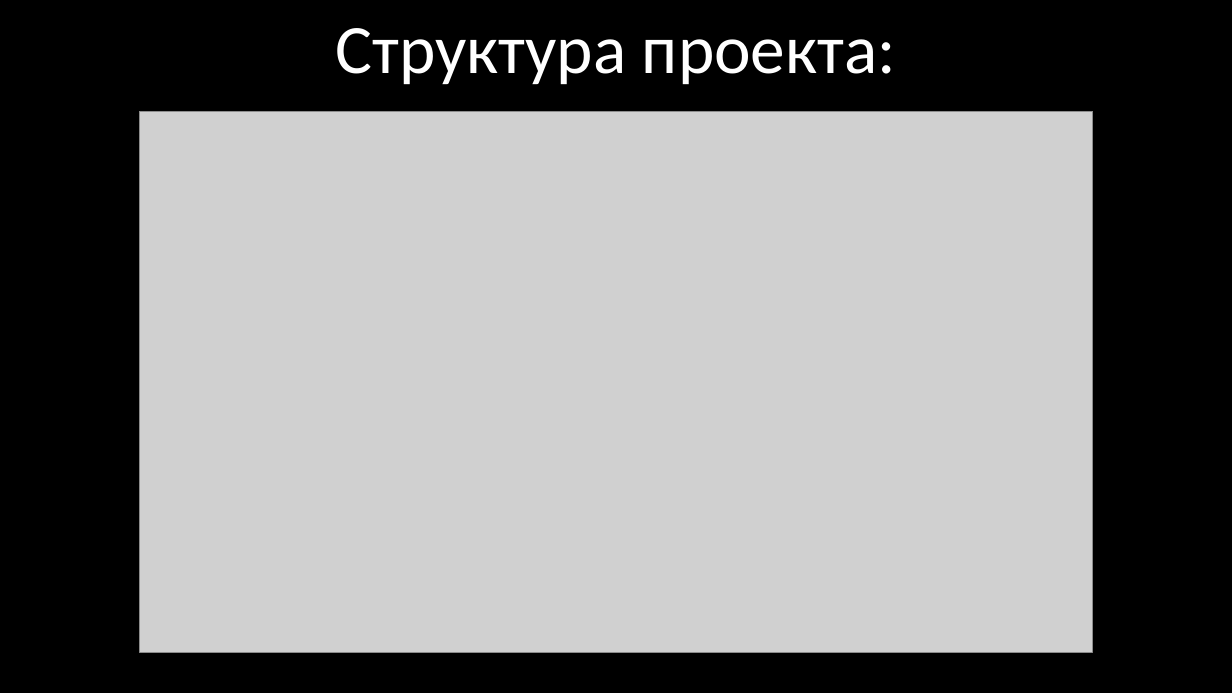
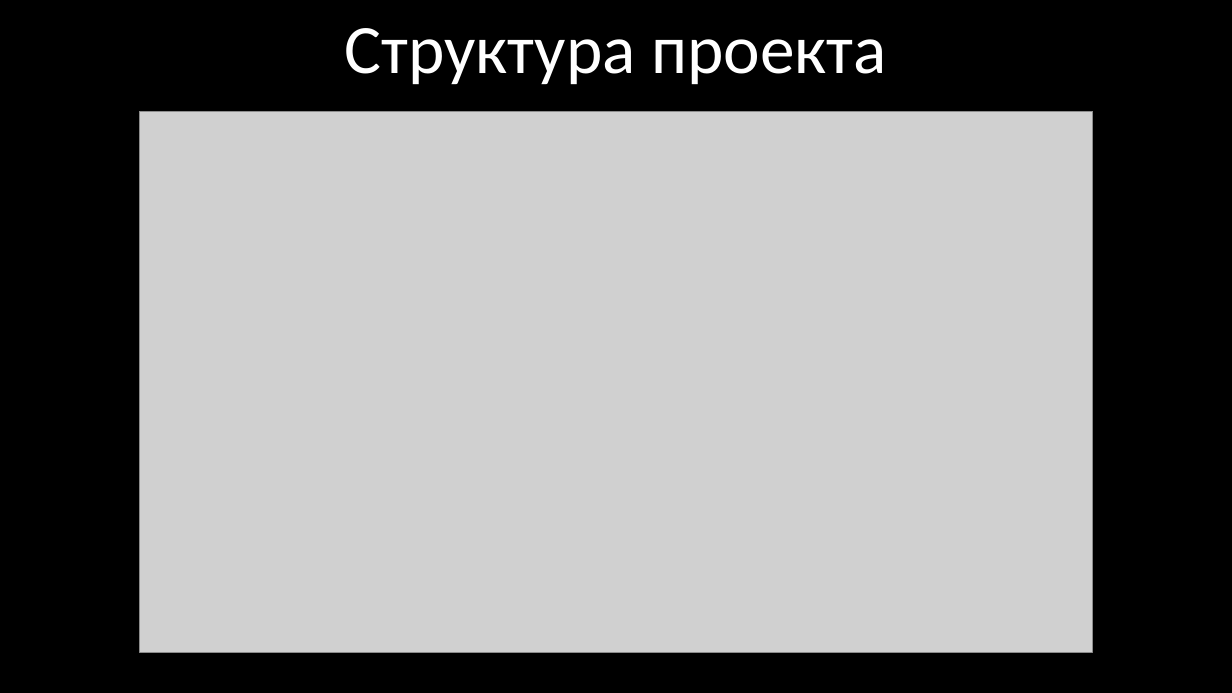
Before and after one commit to Rblba20/project_Yandex, a slide deck: slide 3 of Star Fighter.pptx. Drawn at 1232x693 pixels with LibreOffice and Linux fonts; fonts in the diff are those of the drawing; grey boxes stand for pictures. Boxes give left, top, right and bottom in pixels: in the first picture for what was removed or moved away, otherwise in the second. Text is boxed around its words. In the diff, an @@ line names an element or a change of style, - is before the commit and + after.

```diff
--- a/Star Fighter.pptx
+++ b/Star Fighter.pptx
@@ text at (x1=345, y1=28, x2=886, y2=85): text changed @@
-Структура проекта:
+Структура проекта
```
Also in this commit, not shown: 3 other slides changed, 4 slides added, 2 slides removed, 2 other files.
